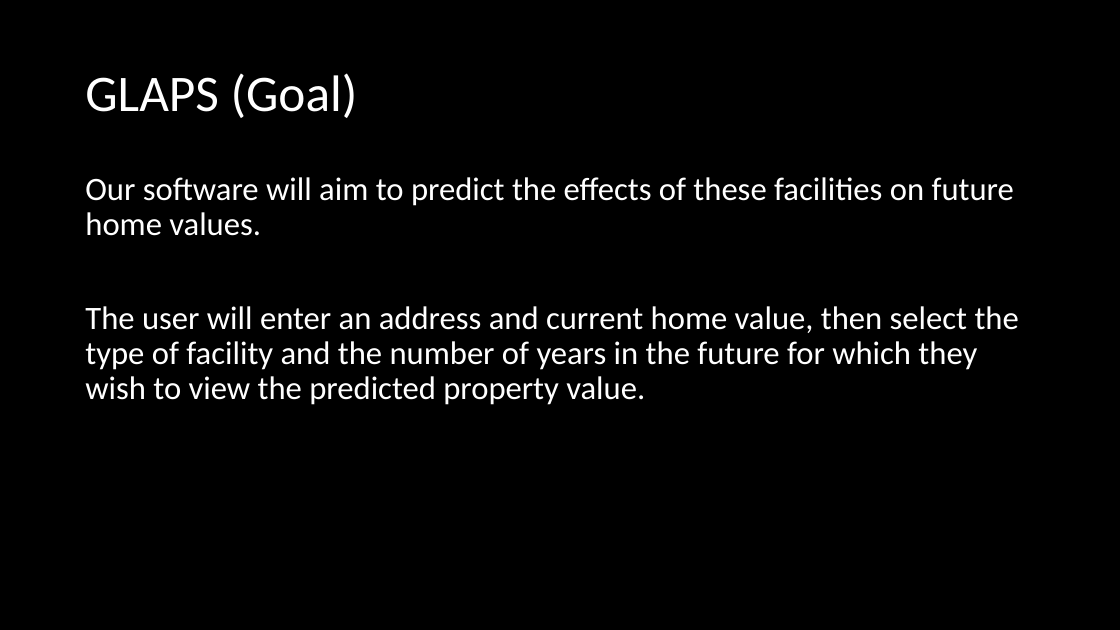
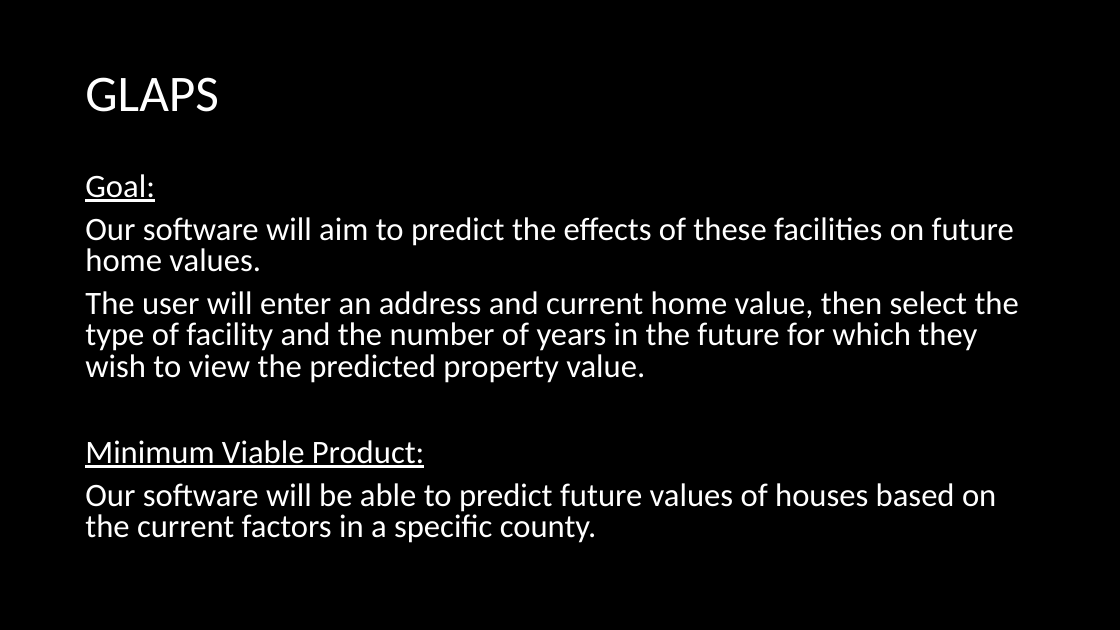
Before and after one commit to milsteam4144/GLAPS, a slide deck: slide 4 of GLAPS Presentation.pptx. Drawn at 1120x630 pixels with LibreOffice and Linux fonts; fonts in the diff are those of the drawing. Boxes give left, top, right and bottom in pixels: in the first picture for what was removed or moved away, otherwise in the second. Text is boxed around its words. In the diff, an @@ line names an element or a change of style, - is before the commit and + after.

Commit message:
updates to DB and Presentation

```diff
--- a/GLAPS Presentation.pptx
+++ b/GLAPS Presentation.pptx
@@ title at (85, 77, 219, 112): text changed @@
-GLAPS (Goal)
+GLAPS
@@ text at (85, 174, 155, 202): paragraph added @@
+Goal:
@@ text at (85, 217, 1019, 383): line spacing 0.9 to 0.8 @@
@@ text at (85, 440, 996, 543): paragraphs added @@
+Minimum Viable Product:
+Our software will be able to predict future values of houses based on the current factors in a specific county.
```
Also in this commit, not shown: 2 other slides changed, 3 slides added, 2 other files.
